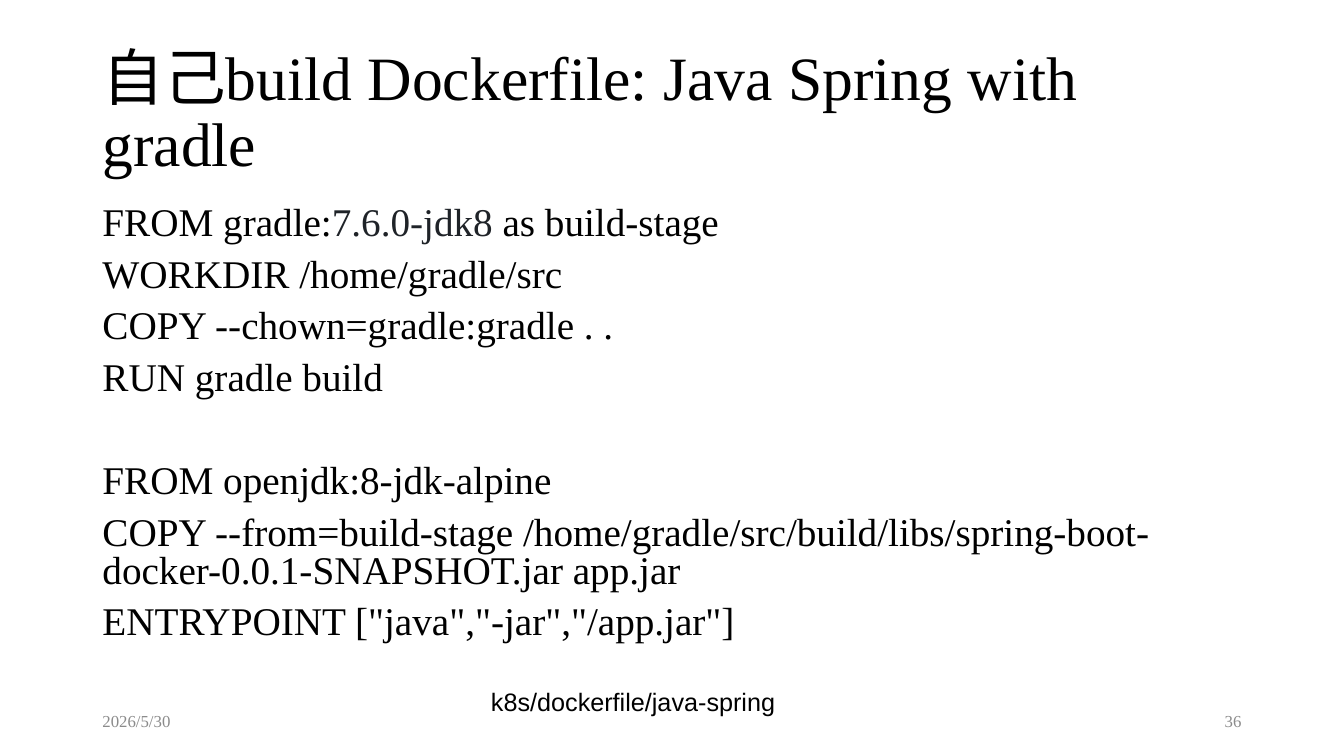
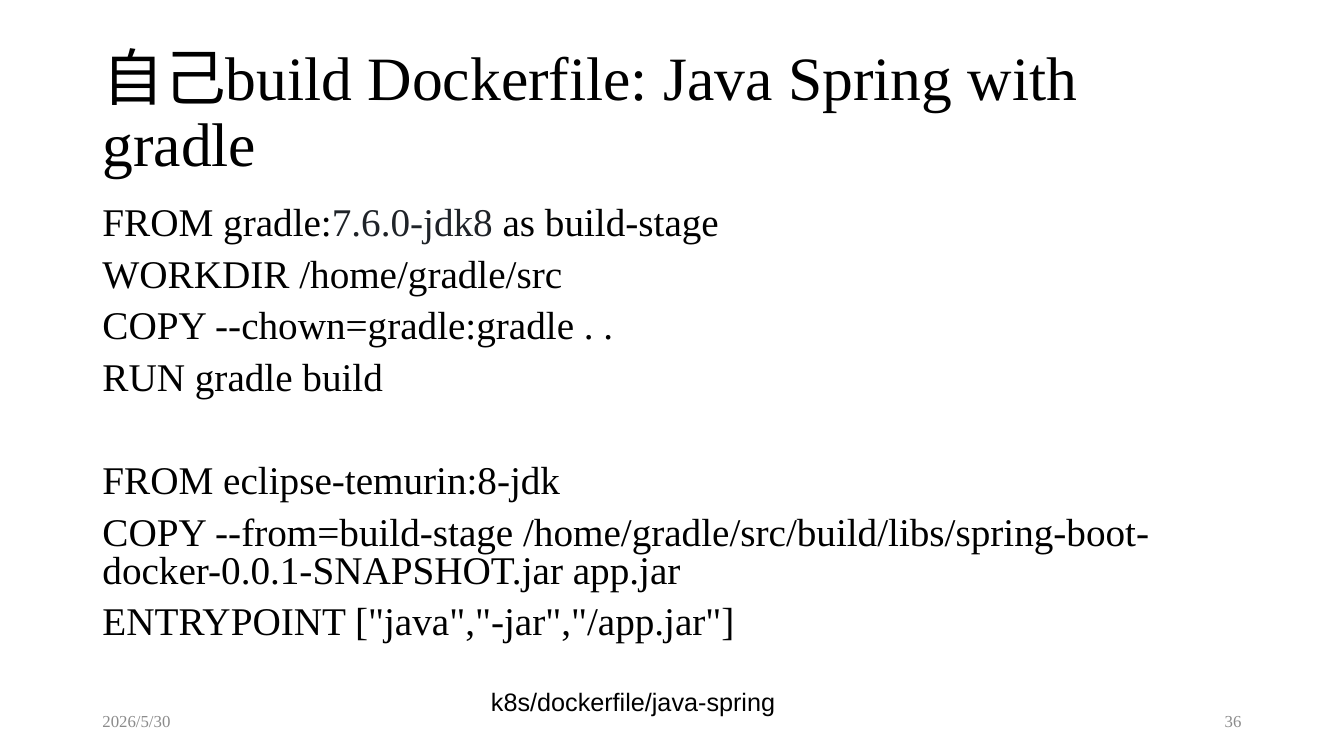
Before and after one commit to demoyuw/k8s, a slide deck: slide 36 of 20260530_Kubernetes容器化平台建置與運作管理實務班.pptx. Drawn at 1344x756 pixels with LibreOffice and Linux fonts; fonts in the diff are those of the drawing. Boxes give left, top, right and bottom in pixels: in the first picture for what was removed or moved away, otherwise in the second. Text is boxed around its words. In the diff, an @@ line names an element or a change of style, - is before the commit and + after.

Commit message:
update jdk8 image

```diff
--- a/20260530_Kubernetes容器化平台建置與運作管理實務班.pptx
+++ b/20260530_Kubernetes容器化平台建置與運作管理實務班.pptx
@@ text at [102, 466, 560, 502]: text changed @@
-FROM openjdk:8-jdk-alpine
+FROM eclipse-temurin:8-jdk
```
